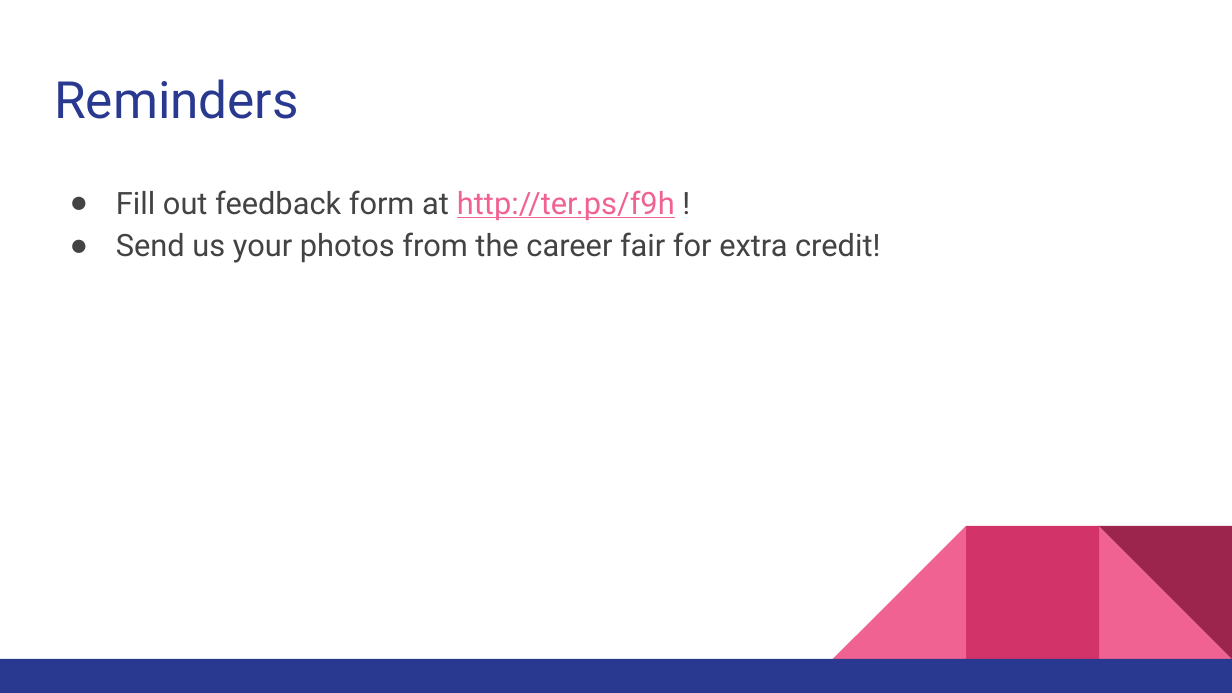
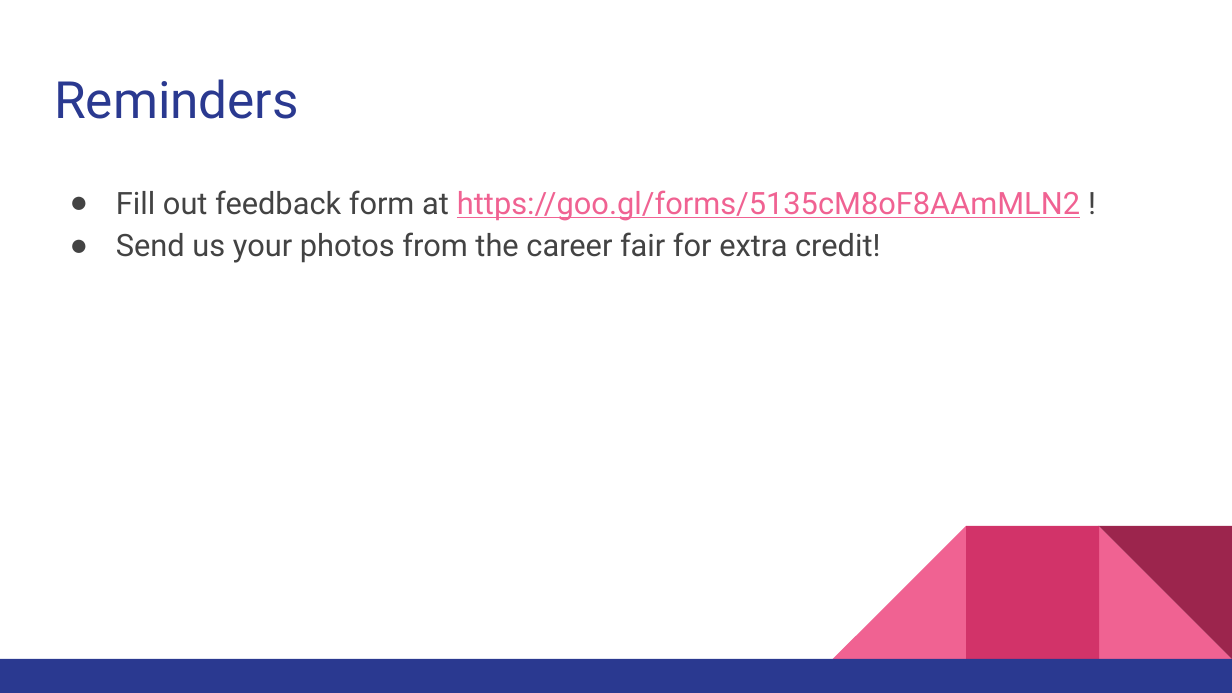
Before and after one commit to UMD-CS-STICs/389Ospring18, a slide deck: slide 13 of Week5/Week 5.pptx. Drawn at 1232x693 pixels with LibreOffice and Linux fonts; fonts in the diff are those of the drawing. Boxes give left, top, right and bottom in pixels: in the first picture for what was removed or moved away, otherwise in the second. Text is boxed around its words. In the diff, an @@ line names an element or a change of style, - is before the commit and + after.

Commit message:
update the file

```diff
--- a/Week5/Week 5.pptx
+++ b/Week5/Week 5.pptx
@@ text at bbox=[116, 190, 1080, 221]: text changed; text colour #434343 to #F06292 @@
-● Fill out feedback form at http://ter.ps/f9h !
+● Fill out feedback form at https://goo.gl/forms/5135cM8oF8AAmMLN2 !
```
